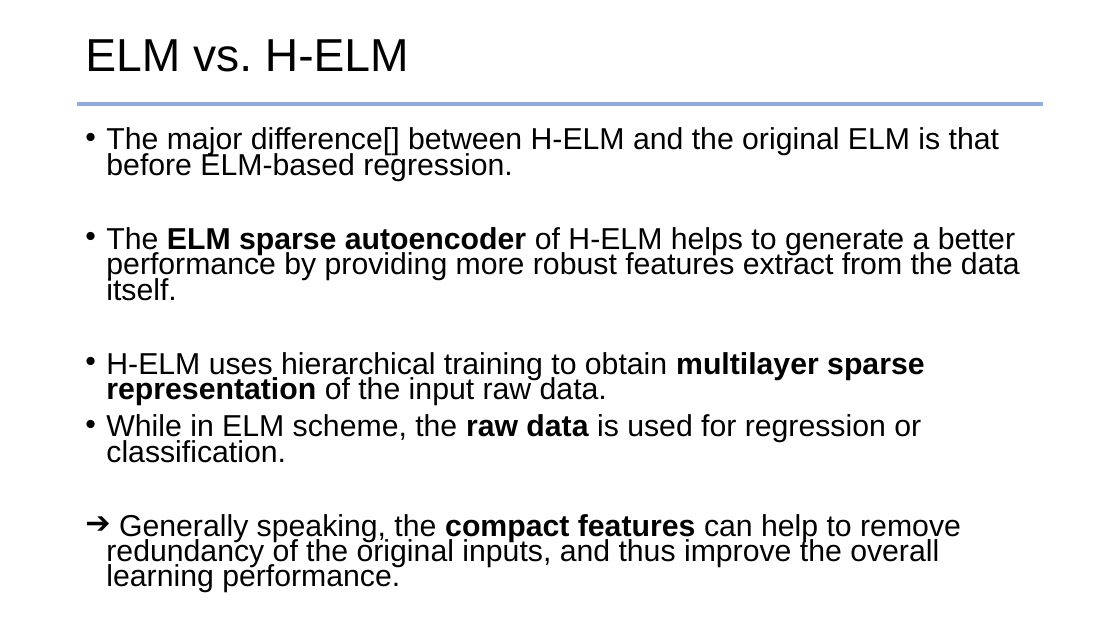
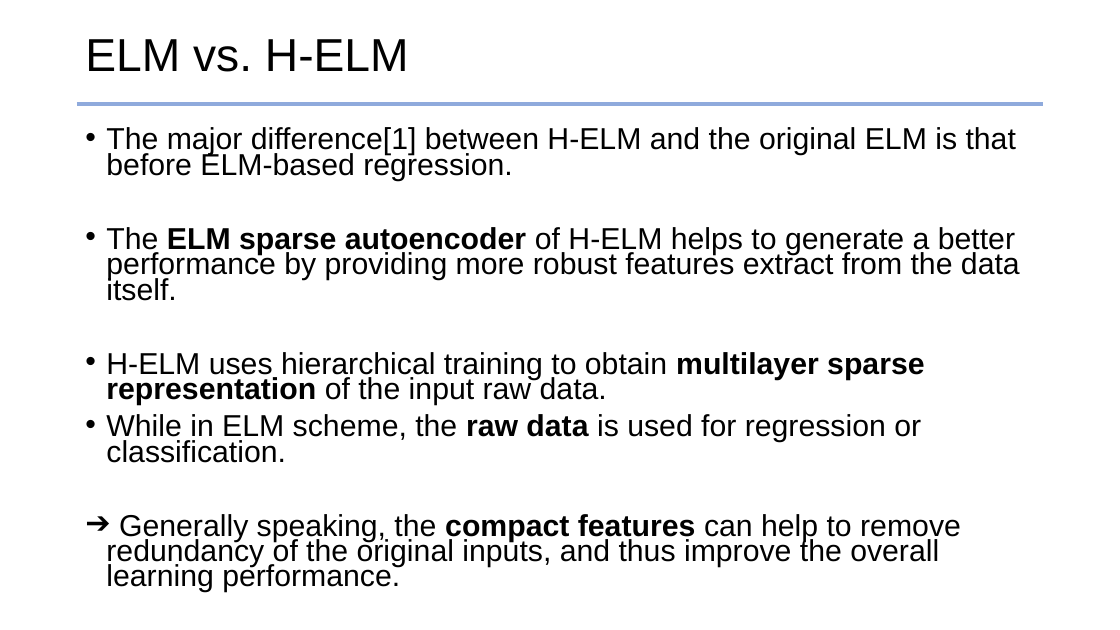
Before and after one commit to jhyun0919/STLF_of_Australian_NEM_by_H-ELM, a slide deck: slide 8 of ppt_slides/prepare_ELM2017_26MAY2017.pptx. Drawn at 1120x630 pixels with LibreOffice and Linux fonts; fonts in the diff are those of the drawing. Boxes give left, top, right and bottom in pixels: in the first picture for what was removed or moved away, otherwise in the second. Text is boxed around its words. In the diff, an @@ line names an element or a change of style, - is before the commit and + after.

```diff
--- a/ppt_slides/prepare_ELM2017_26MAY2017.pptx
+++ b/ppt_slides/prepare_ELM2017_26MAY2017.pptx
@@ text at (106,127,1016,181): text changed @@
-• The major difference[] between H-ELM and the original ELM is that before ELM-based regression.
+• The major difference[1] between H-ELM and the original ELM is that before ELM-based regression.
```
Also in this commit, not shown: 8 other slides changed.
